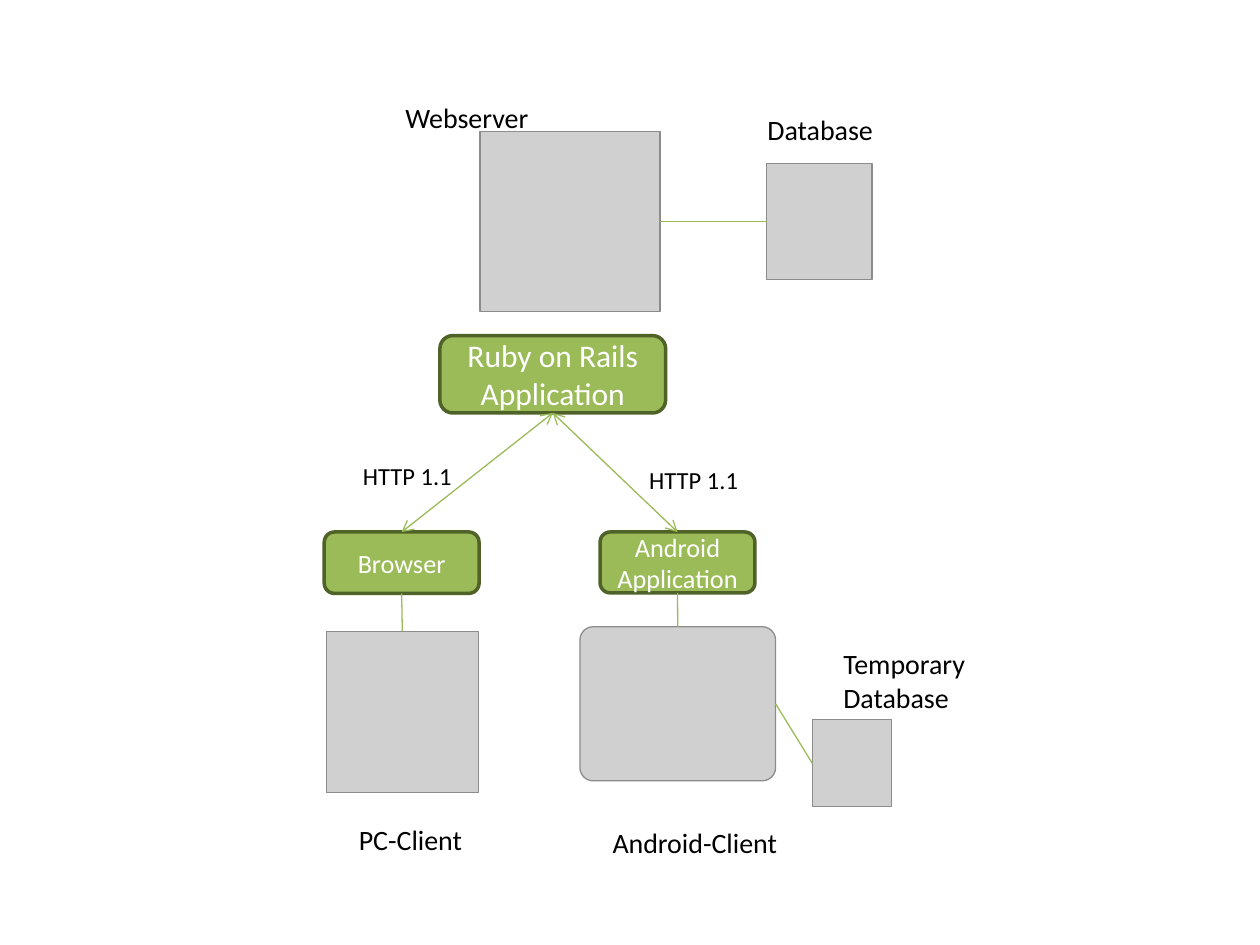
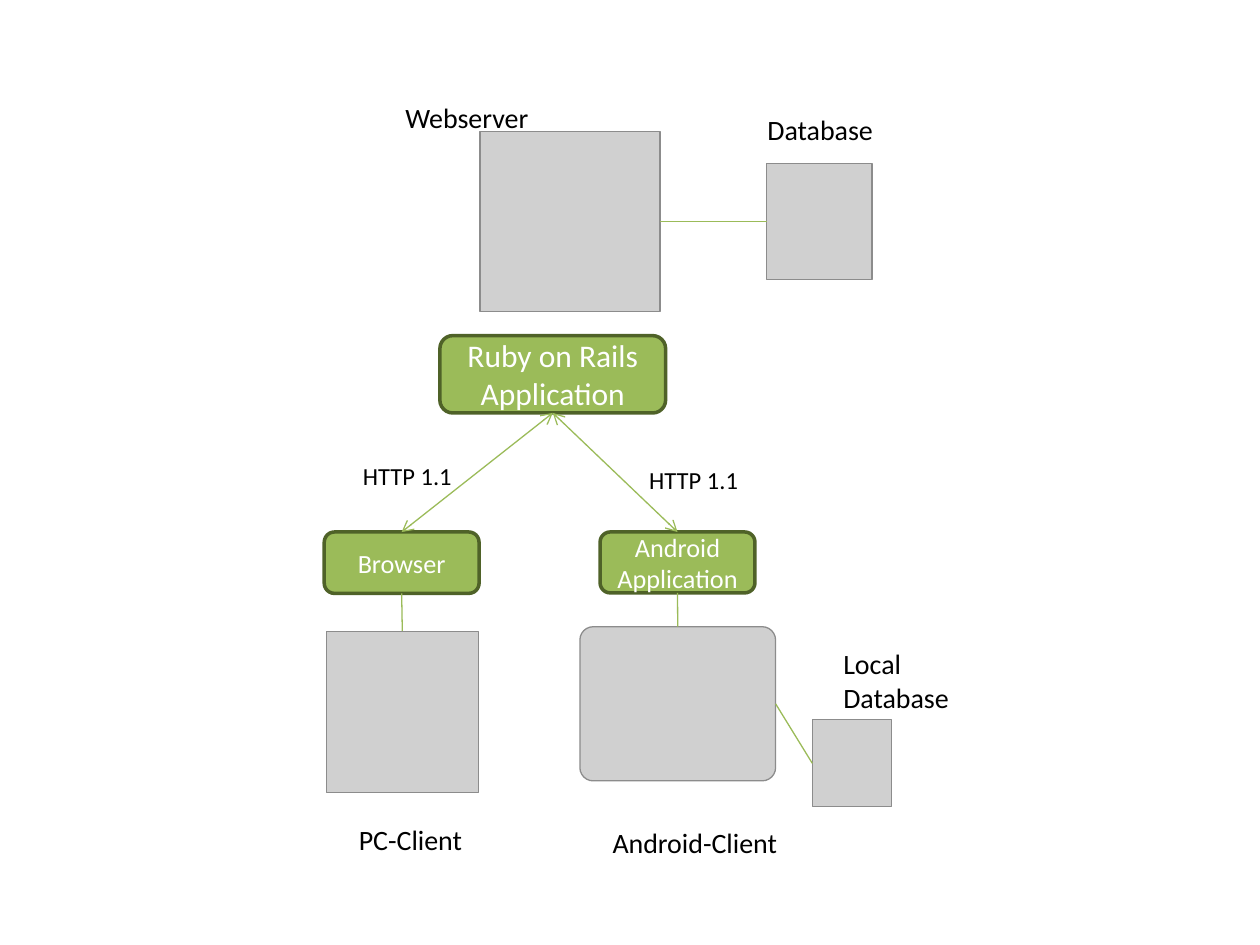
Before and after one commit to lukaselmer/hsr-mrt-software-engineering-2-project, a slide deck: slide 1 of doc/05_Design/architektur_uebersicht.pptx. Drawn at 1260x945 pixels with LibreOffice and Linux fonts; fonts in the diff are those of the drawing; grey boxes stand for pictures. Boxes give left, top, right and bottom in pixels: in the first picture for what was removed or moved away, otherwise in the second. Text is boxed around its words. In the diff, an @@ line names an element or a change of style, - is before the commit and + after.

```diff
--- a/doc/05_Design/architektur_uebersicht.pptx
+++ b/doc/05_Design/architektur_uebersicht.pptx
@@ text at [843,654,948,709]: text changed @@
-Temporary Database
+Local Database
```
Also in this commit, not shown: 2 other files.
